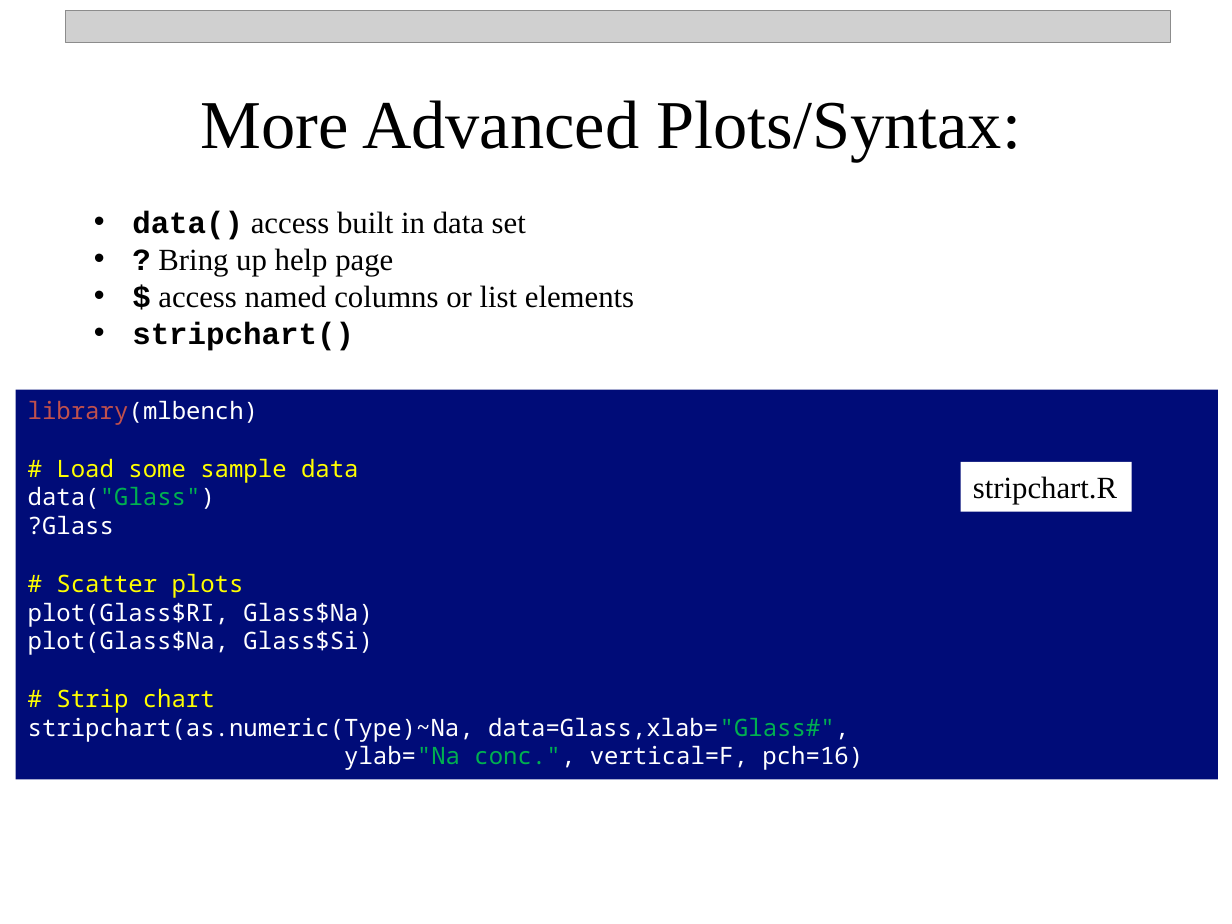
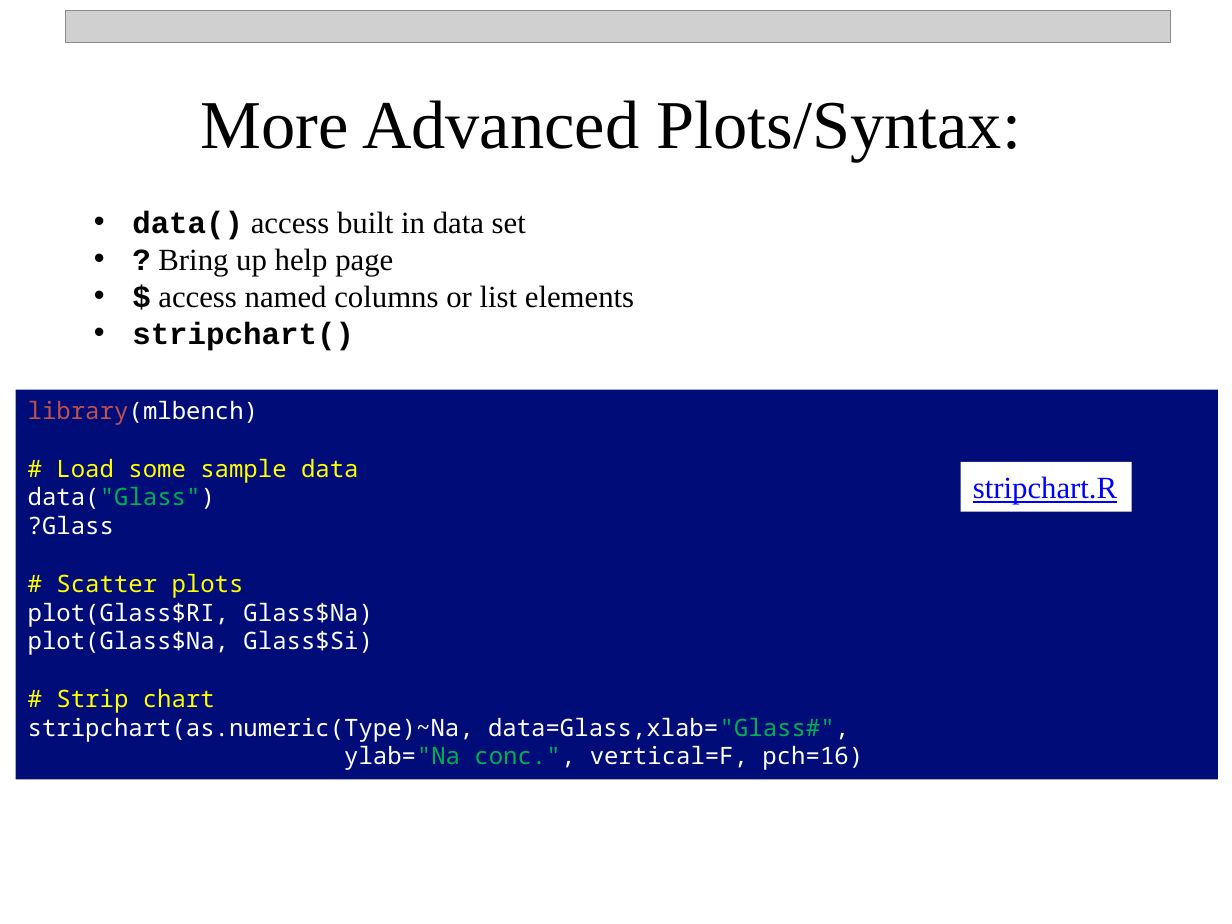
Before and after one commit to npetraco/709, a slide deck: slide 24 of Laboratories/Lab1/Intro_To_R_v2.pptx. Drawn at 1232x924 pixels with LibreOffice and Linux fonts; fonts in the diff are those of the drawing; grey boxes stand for pictures. Boxes give left, top, right and bottom in pixels: in the first picture for what was removed or moved away, otherwise in the second. Text is boxed around its words. In the diff, an @@ line names an element or a change of style, - is before the commit and + after.

```diff
--- a/Laboratories/Lab1/Intro_To_R_v2.pptx
+++ b/Laboratories/Lab1/Intro_To_R_v2.pptx
@@ rectangle "stripchart.R" at [961,462,1132,511]: text colour #000000 to #0000FF, underline on @@
```
Also in this commit, not shown: 11 other slides changed, 3 other files.
